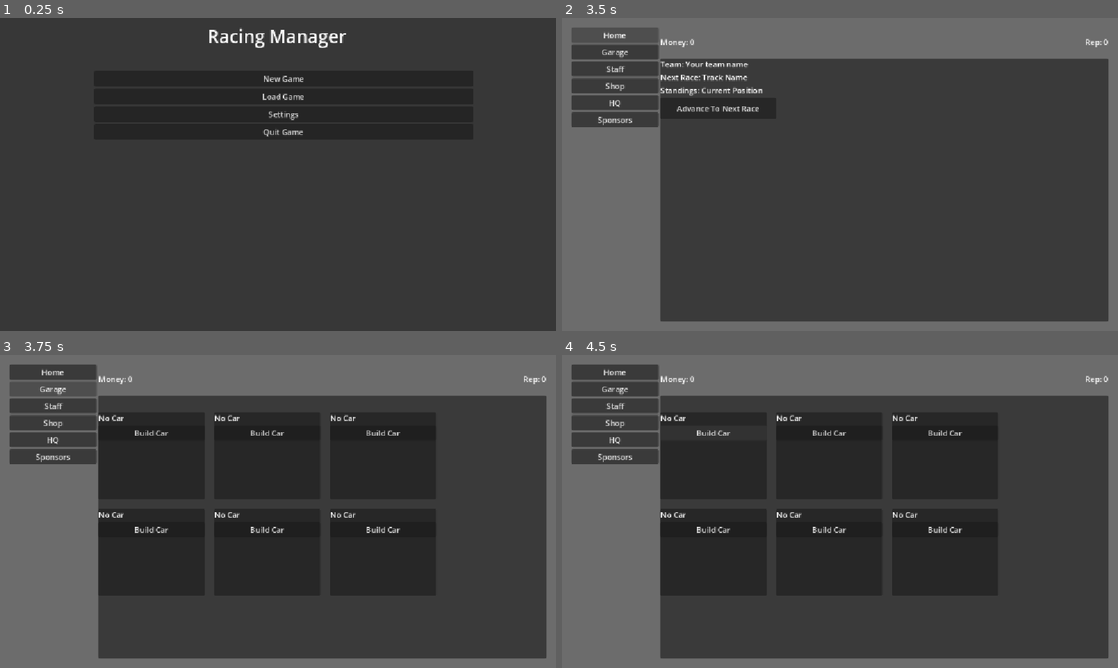
Above: before the commit, frames 1-4 (two rows, left to right).
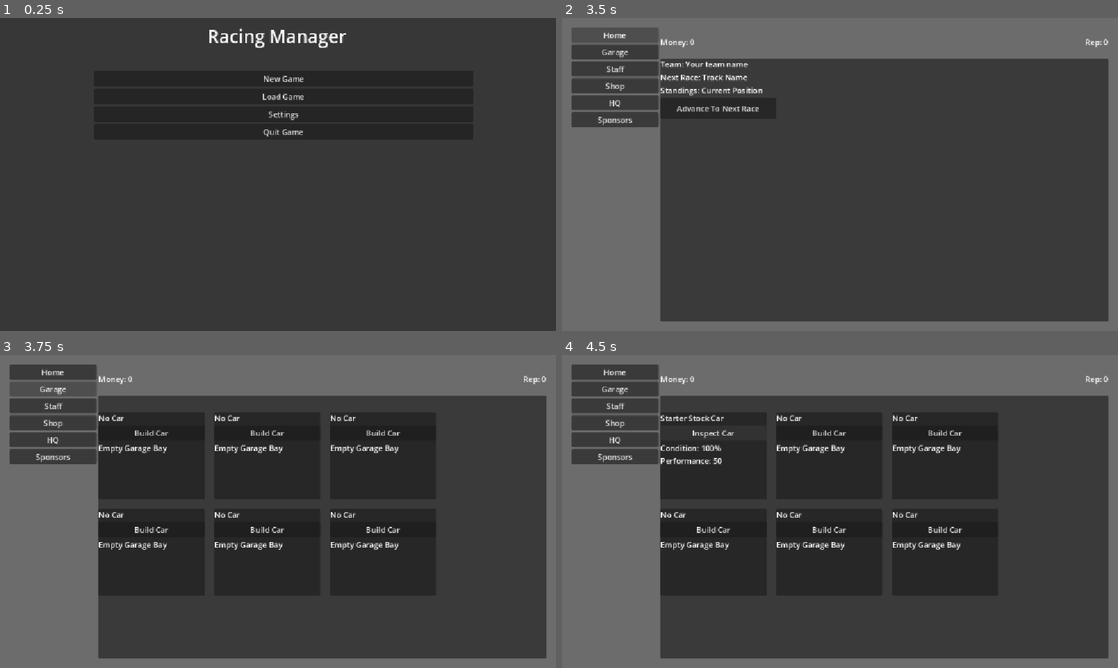
Above: after the commit, the same moments.

Repository: joeyp24/racing_manager
Game: Godot game, scene res://scenes/main_menu/main_menu.tscn
Two runs of this game, one before a commit and one after it. Both use one fixed random seed, a clock stepped at 60 frames per second and the inputs below.
Inputs:
- Up to frame 1 (0.25 s): no input
- Up to frame 2 (3.5 s): click "New Game" at 0.5 s; click "Advance To Next Race" at 1.25 s; click "Advance To Next Race" at 2 s; click "Home" at 2.75 s
- Up to frame 3 (3.75 s): click "Garage" at 3.5 s
- Up to frame 4 (4.5 s): click "Build Car" at 4.25 s

Frames 1-2 are identical in both runs. In frame 3, 0.9% of the frame differs, in the area x 17-72%, y 28-63%; in frame 4, 1.3%, in the area x 17-72%, y 19-63%.

Commit message:
Add interactive garage bays

Diff:
--- /dev/null
+++ b/scenes/pages/garage/garage_bay.gd
@@ -0,0 +1,35 @@
+extends PanelContainer
+
+var has_car: bool = false
+
+@onready var car_name_label: Label = %car_name_label
+@onready var car_details_label: Label = %car_details_label
+@onready var action_button: Button = %action_button
+
+
+func _ready() -> void:
+	action_button.pressed.connect(_on_action_button_pressed)
+	update_display()
+
+
+func _on_action_button_pressed() -> void:
+	if has_car:
+		print("Inspecting car")
+	else:
+		build_car()
+
+
+func build_car() -> void:
+	has_car = true
+	update_display()
+
+
+func update_display() -> void:
+	if has_car:
+		car_name_label.text = "Starter Stock Car"
+		car_details_label.text = "Condition: 100%\nPerformance: 50"
+		action_button.text = "Inspect Car"
+	else:
+		car_name_label.text = "No Car"
+		car_details_label.text = "Empty Garage Bay"
+		action_button.text = "Build Car"
--- a/scenes/pages/garage/garage_bay.tscn
+++ b/scenes/pages/garage/garage_bay.tscn
@@ -1,15 +1,25 @@
 [gd_scene format=3 uid="uid://hf02i4jjrd0u"]
+
+[ext_resource type="Script" uid="uid://cxf2mnhbafeyx" path="res://scenes/pages/garage/garage_bay.gd" id="1_oqiq0"]
 
 [node name="bay_1" type="PanelContainer" unique_id=628205770]
 custom_minimum_size = Vector2(220, 180)
+script = ExtResource("1_oqiq0")
 
-[node name="VBoxContainer" type="VBoxContainer" parent="." unique_id=75109370]
+[node name="bay_layout" type="VBoxContainer" parent="." unique_id=75109370]
 layout_mode = 2
 
-[node name="car_label" type="Label" parent="VBoxContainer" unique_id=571801476]
+[node name="car_name_label" type="Label" parent="bay_layout" unique_id=571801476]
+unique_name_in_owner = true
 layout_mode = 2
 text = "No Car"
 
-[node name="build_car_button" type="Button" parent="VBoxContainer" unique_id=233642203]
+[node name="action_button" type="Button" parent="bay_layout" unique_id=233642203]
+unique_name_in_owner = true
 layout_mode = 2
 text = "Build Car"
+
+[node name="car_details_label" type="Label" parent="bay_layout" unique_id=1531273392]
+unique_name_in_owner = true
+layout_mode = 2
+text = "Empty Garage Bay"
Not shown, added: scenes/pages/garage/garage_bay.gd.uid
